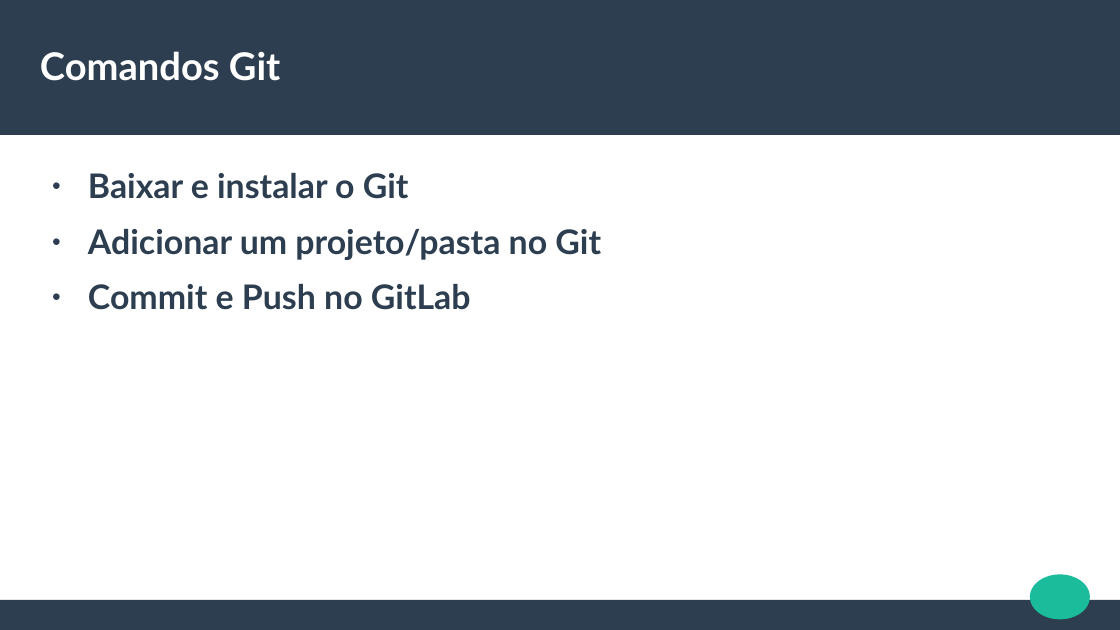
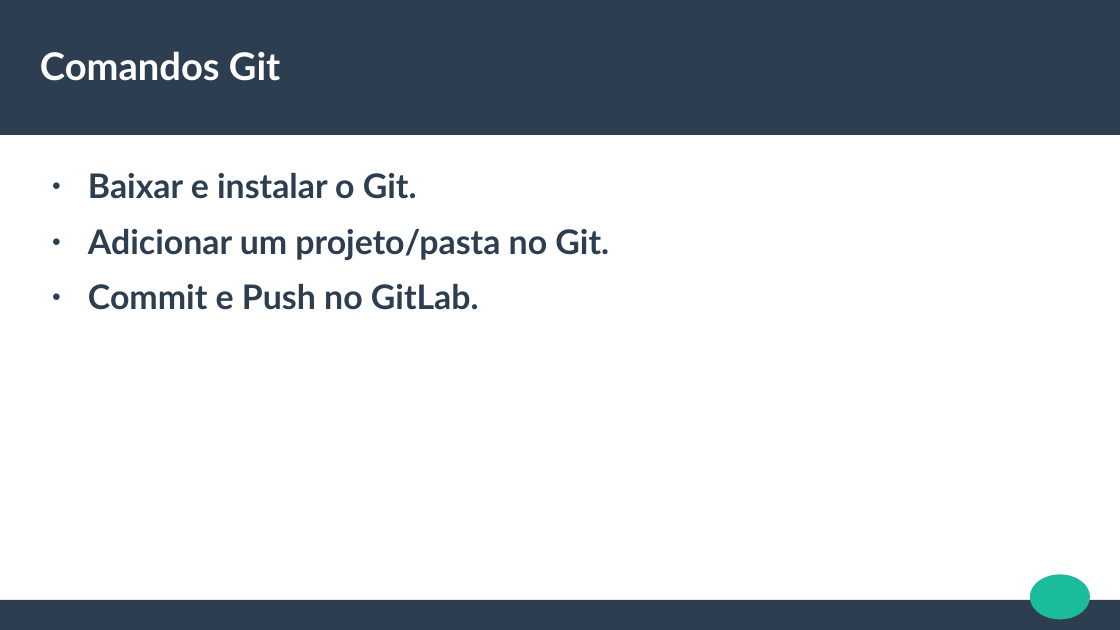
Before and after one commit to jeffersoncarvalho/aps-2020_2, a slide deck: slide 10 of SLIDES/ODP/3NA-EXTRA-GitLab.odp. Drawn at 1120x630 pixels with LibreOffice and Linux fonts; fonts in the diff are those of the drawing. Boxes give left, top, right and bottom in pixels: in the first picture for what was removed or moved away, otherwise in the second. Text is boxed around its words. In the diff, an @@ line names an element or a change of style, - is before the commit and + after.

```diff
--- a/SLIDES/ODP/3NA-EXTRA-GitLab.odp
+++ b/SLIDES/ODP/3NA-EXTRA-GitLab.odp
@@ text at <box>88,173,609,310</box>: text changed @@
-● Baixar e instalar o Git
-● Adicionar um projeto/pasta no Git
-● Commit e Push no GitLab
+● Baixar e instalar o Git.
+● Adicionar um projeto/pasta no Git.
+● Commit e Push no GitLab.
```
Also in this commit, not shown: 5 other slides changed, 15 slides added, 1 slide removed, 1 other file.
